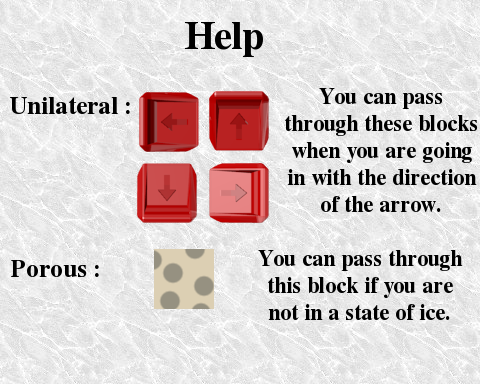
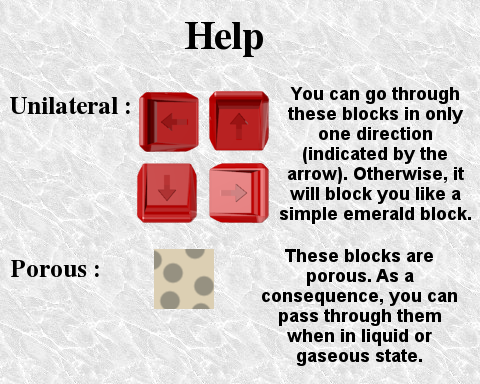
Comparing the layer stacks of the two 480px x 384px images. Changes:
renamed "You can pass through this bloc..." to "These blocks are porous. As a ...", painted on it over [258, 249, 463, 366]
renamed "You can pass through these blo..." to "You can go through these block...", painted on it over [280, 87, 478, 224]
